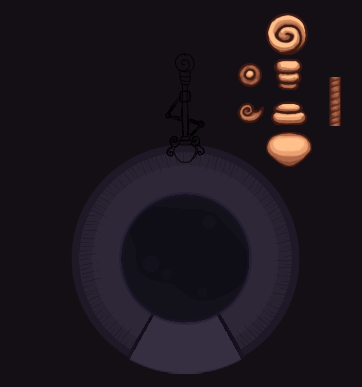
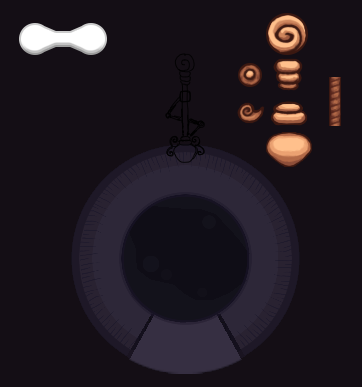
Before/after of a (362, 387) layered artwork. What changed in the layer stack:
added group "thing" with 2 layers above "handle_thing" over [19, 23, 107, 55]
added layer "Shape 1 copy" in group "thing" over [47, 23, 107, 55]
added layer "Shape 1" in group "thing" over [19, 23, 79, 55]
